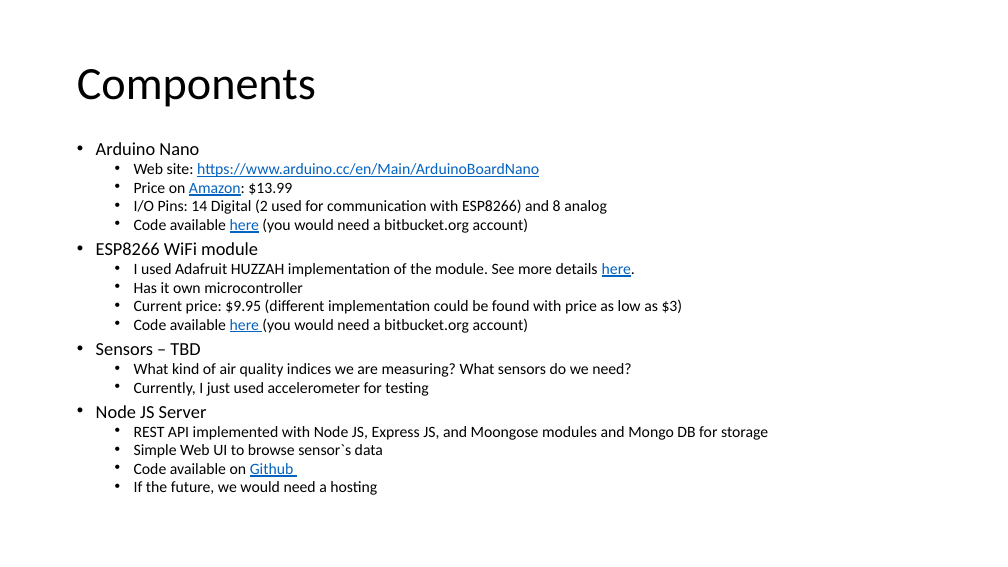
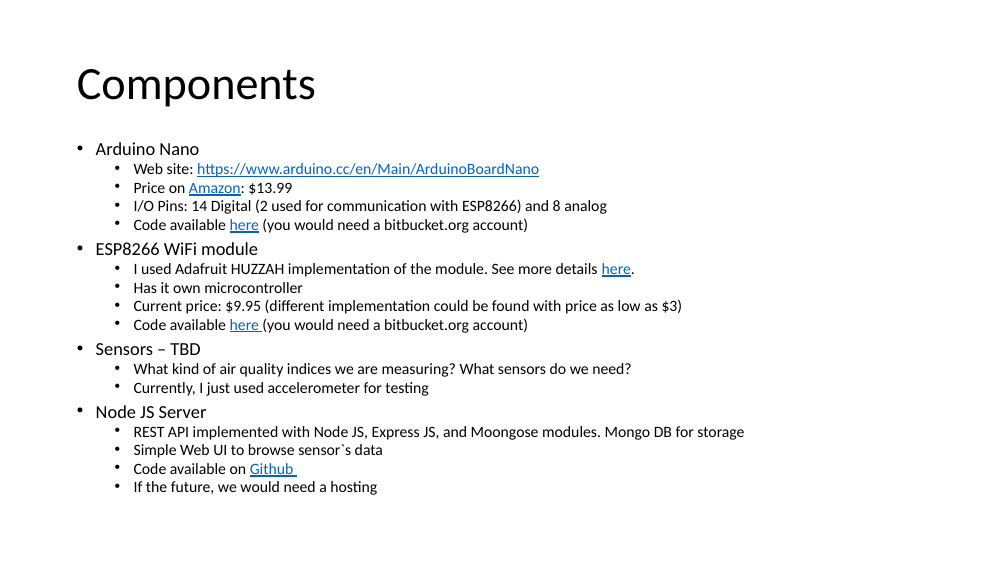
Before and after one commit to omega-eol/AirSensor, a slide deck: slide 3 of Docs/Air Sensor.pptx. Drawn at 1008x567 pixels with LibreOffice and Linux fonts; fonts in the diff are those of the drawing. Boxes give left, top, right and bottom in pixels: in the first picture for what was removed or moved away, otherwise in the second. Text is boxed around its words. In the diff, an @@ line names an element or a change of style, - is before the commit and + after.

```diff
--- a/Docs/Air Sensor.pptx
+++ b/Docs/Air Sensor.pptx
@@ text at (x1=134, y1=426, x2=744, y2=440): text changed @@
-  • REST API implemented with Node JS, Express JS, and Moongose modules and Mongo DB for storage
+  • REST API implemented with Node JS, Express JS, and Moongose modules. Mongo DB for storage
```
Also in this commit, not shown: 2 other files.
